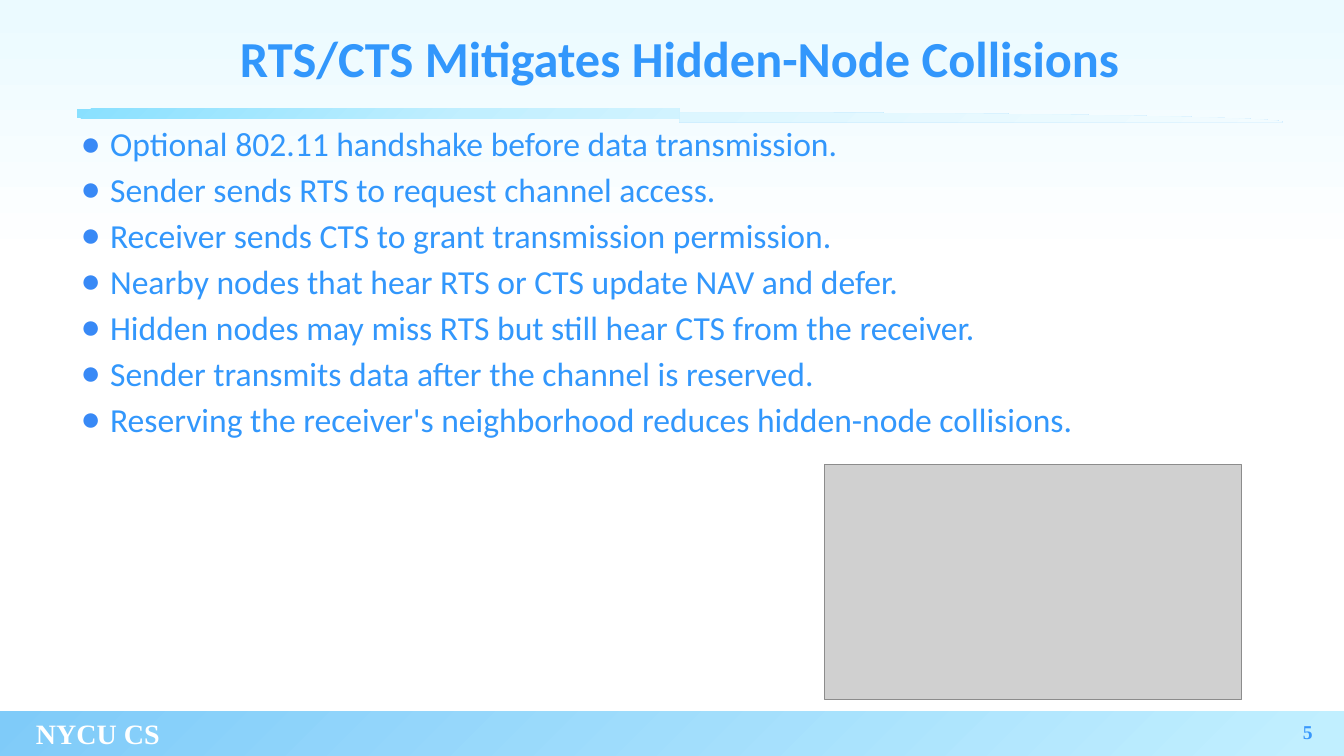
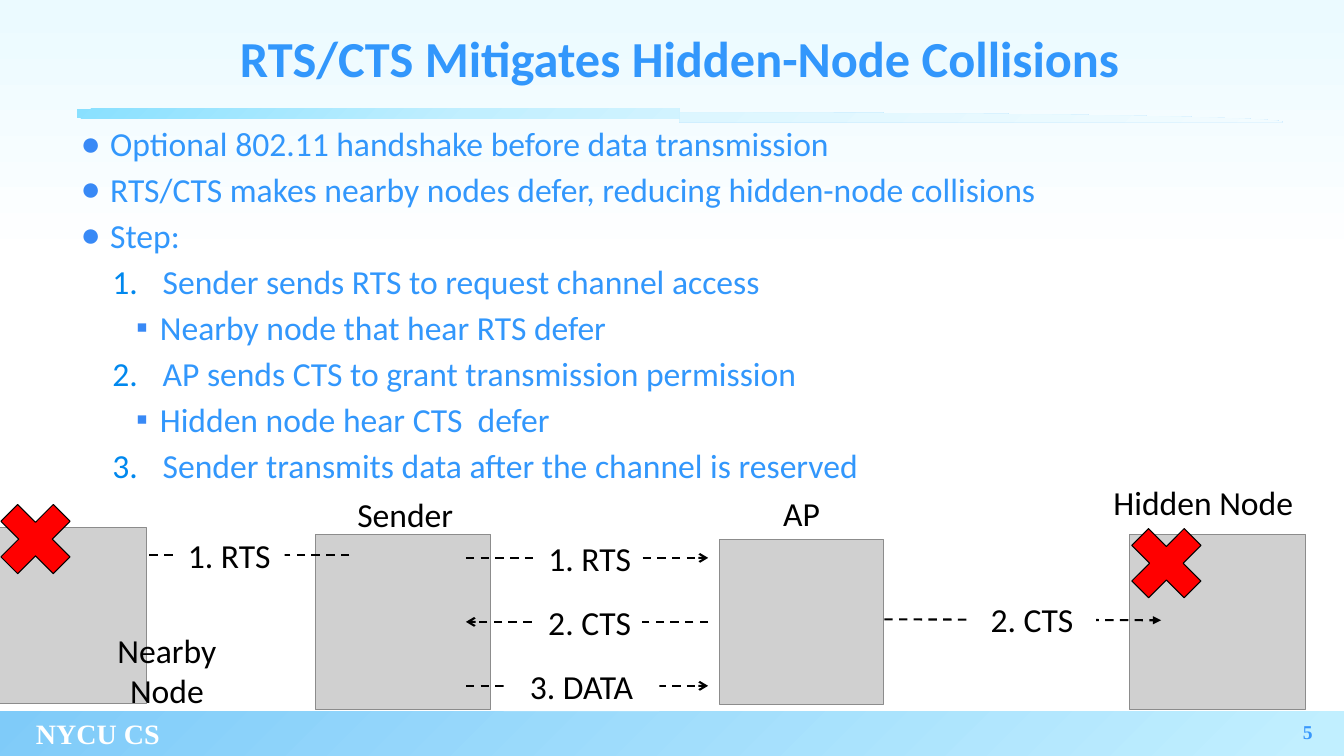
Before and after one commit to xoxonut/thesis, a slide deck: slide 5 of thesis_new_template.pptx. Drawn at 1344x756 pixels with LibreOffice and Linux fonts; fonts in the diff are those of the drawing; grey boxes stand for pictures; background and template pictures are left out. Boxes give left, top, right and bottom in pixels: in the first picture for what was removed or moved away, otherwise in the second. Text is boxed around its words. In the diff, an @@ line names an element or a change of style, - is before the commit and + after.

```diff
--- a/thesis_new_template.pptx
+++ b/thesis_new_template.pptx
@@ text at [110, 132, 1035, 479]: text changed @@
-● Optional 802.11 handshake before data transmission.
-● Sender sends RTS to request channel access.
-● Receiver sends CTS to grant transmission permission.
-● Nearby nodes that hear RTS or CTS update NAV and defer.
-● Hidden nodes may miss RTS but still hear CTS from the receiver.
-● Sender transmits data after the channel is reserved.
-● Reserving the receiver's neighborhood reduces hidden-node collisions.
+● Optional 802.11 handshake before data transmission
+● RTS/CTS makes nearby nodes defer, reducing hidden-node collisions
+● Step:
+  1. Sender sends RTS to request channel access
+    ▪ Nearby node that hear RTS defer
+  2. AP sends CTS to grant transmission permission
+    ▪ Hidden node hear CTS defer
+  3. Sender transmits data after the channel is reserved
@@ picture removed at [825, 465, 1242, 700] @@
@@ cross added at [0, 489, 86, 590], fill #FF0000, outline #000000 0.75 pt @@
@@ text added at [357, 503, 453, 536], 24 pt, text #000000 @@
+Sender
@@ text added at [783, 504, 820, 526], 24 pt, text #000000 @@
+AP
@@ text added at [1113, 491, 1293, 516], 24 pt, text #000000 @@
+Hidden Node
@@ picture added at [0, 527, 147, 703] @@
@@ picture added at [316, 534, 491, 710] @@
@@ picture added at [719, 539, 883, 704] @@
@@ cross added at [1116, 513, 1217, 614], fill #FF0000, outline #000000 0.75 pt @@
@@ picture added at [1130, 534, 1306, 710] @@
@@ arrow added from (350, 556) to (113, 556), #000000 1.5 pt dashed @@
@@ text added at [188, 546, 271, 569], 24 pt, text #000000 @@
+1. RTS
@@ arrow added from (466, 558) to (709, 558), #000000 1.5 pt dashed @@
@@ text added at [548, 549, 631, 572], 24 pt, text #000000 @@
+1. RTS
@@ arrow added from (709, 622) to (466, 622), #000000 1.5 pt dashed @@
@@ text added at [548, 613, 631, 636], 24 pt, text #000000 @@
+2. CTS
@@ arrow added from (884, 619) to (1162, 620), #000000 1.5 pt dashed @@
@@ text added at [991, 610, 1074, 633], 24 pt, text #000000 @@
+2. CTS
@@ text added at [117, 635, 216, 712], 24 pt, text #000000 @@
+Nearby
+Node
@@ arrow added from (466, 686) to (709, 686), #000000 1.5 pt dashed @@
@@ rectangle added at [504, 660, 660, 711], fill #FFFFFF, 24 pt, text #000000 @@
+3. DATA
```
Also in this commit, not shown: 4 other slides changed, 3 slides added, 1 slide removed.
